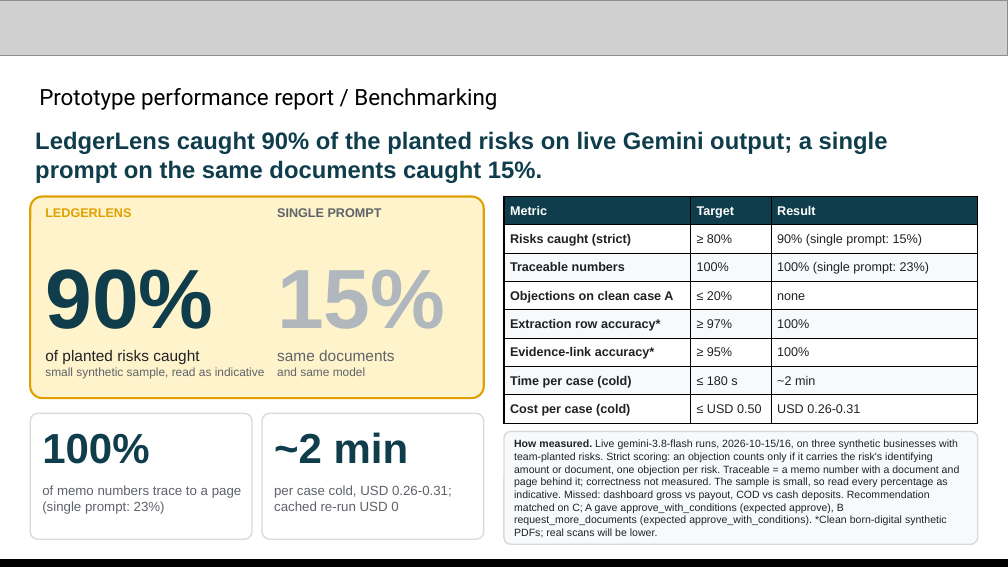
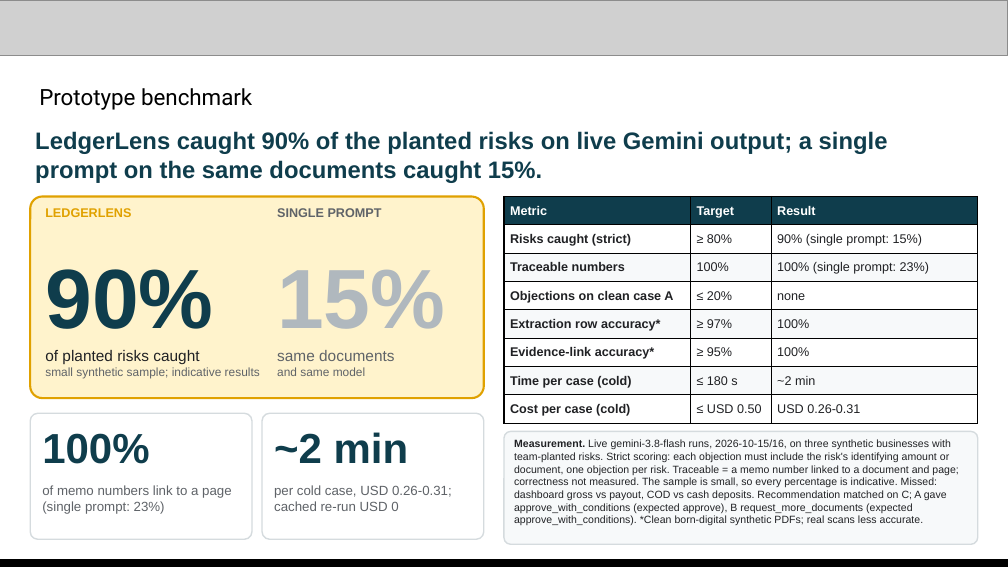
Before and after one commit to changhyeonnam/ghack, a slide deck: slide 12 of presentation/LedgerLens_AI_Builder_Cup_Submission.pptx. Drawn at 1008x567 pixels with LibreOffice and Linux fonts; fonts in the diff are those of the drawing; grey boxes stand for pictures. Boxes give left, top, right and bottom in pixels: in the first picture for what was removed or moved away, otherwise in the second. Text is boxed around its words. In the diff, an @@ line names an element or a change of style, - is before the commit and + after.

Commit message:
Copy edit README and deck text; strip image metadata; budget cap wording
- README and deck copy reads more naturally; numbers, names, URLs and code unchanged.
- Remove embedded tool metadata from screenshot and diagram images (pixels unchanged).
- Tech slide: the USD cap is shared by all instances (persisted), not per process.

```diff
--- a/presentation/LedgerLens_AI_Builder_Cup_Submission.pptx
+++ b/presentation/LedgerLens_AI_Builder_Cup_Submission.pptx
@@ text at box(39, 88, 252, 110): text changed @@
-Prototype performance report / Benchmarking
+Prototype benchmark
@@ text at box(45, 367, 260, 378): text changed @@
-small synthetic sample, read as indicative
+small synthetic sample; indicative results
@@ text at box(514, 439, 958, 525): text changed @@
-How measured. Live gemini-3.8-flash runs, 2026-10-15/16, on three synthetic businesses with team-planted risks. Strict scoring: an objection counts only if it carries the risk's identifying amount or document, one objection per risk. Traceable = a memo number with a document and page behind it; correctness not measured. The sample is small, so read every percentage as indicative. Missed: dashboard gross vs payout, COD vs cash deposits. Recommendation matched on C; A gave approve_with_conditions (expected approve), B request_more_documents (expected approve_with_conditions). *Clean born-digital synthetic PDFs; real scans will be lower.
+Measurement. Live gemini-3.8-flash runs, 2026-10-15/16, on three synthetic businesses with team-planted risks. Strict scoring: each objection must include the risk's identifying amount or document, one objection per risk. Traceable = a memo number linked to a document and page; correctness not measured. The sample is small, so every percentage is indicative. Missed: dashboard gross vs payout, COD vs cash deposits. Recommendation matched on C; A gave approve_with_conditions (expected approve), B request_more_documents (expected approve_with_conditions). *Clean born-digital synthetic PDFs; real scans less accurate.
@@ text at box(42, 485, 232, 514): text changed @@
-of memo numbers trace to a page (single prompt: 23%)
+of memo numbers link to a page (single prompt: 23%)
@@ text at box(274, 485, 452, 511): text changed @@
-per case cold, USD 0.26-0.31; cached re-run USD 0
+per cold case, USD 0.26-0.31; cached re-run USD 0
```
Also in this commit, not shown: 12 other slides changed, 15 other files.
